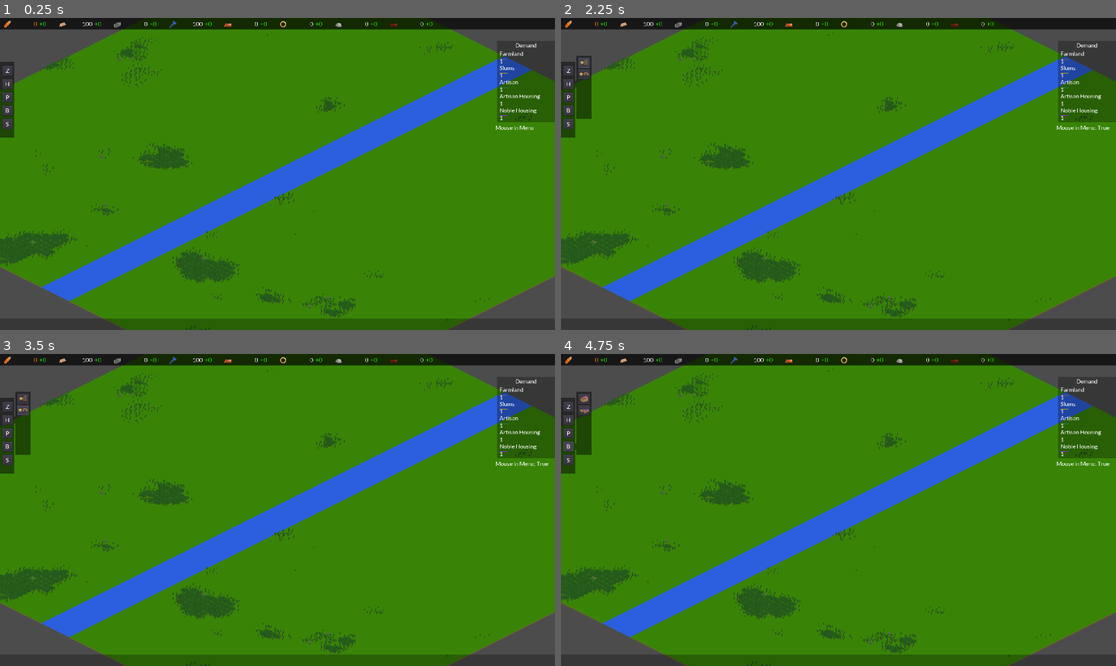
Above: before the commit, frames 1-4 (two rows, left to right).
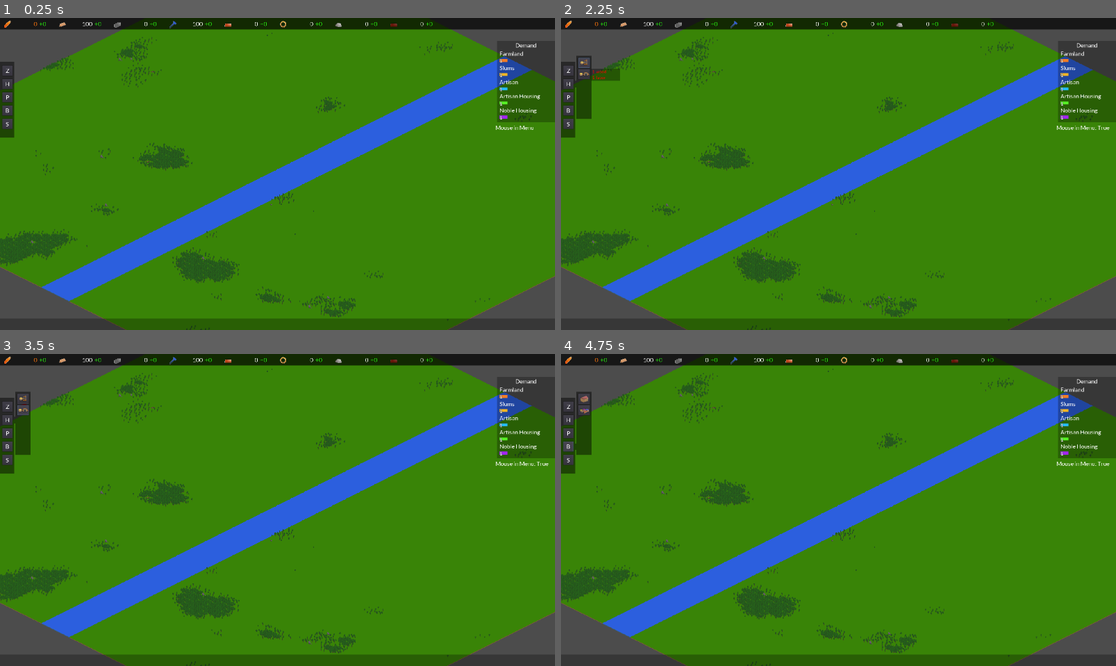
Above: after the commit, the same moments.

Repository: z-van-baars/uruk
Game: Godot game, scene res://Scenes/Main.tscn
Two runs of this game, one before a commit and one after it. Both use one fixed random seed, a clock stepped at 60 frames per second and the inputs below.
Inputs (mouse positions are in pixels of both pictures, inside the frame that each line leads up to):
- Up to frame 1 (0.25 s): no input
- Up to frame 2 (2.25 s): click "Z" at 0.5 s; click "H" at 1.25 s; click (583, 61) at 2 s
- Up to frame 3 (3.5 s): click (22, 410) at 2.75 s
- Up to frame 4 (4.75 s): click "P" at 3.5 s; click "B" at 4.25 s

The runs differ from the first frame. In frame 1, less than 0.1% of the frame differs, in the area x 89-92%, y 13-33%; in frame 2, 0.3%, in the area x 5-92%, y 13-33%; in frame 3, less than 0.1%; in frame 4, less than 0.1%.
Error before the commit: Invalid call. Nonexistent function 'activate_build_sprite' in base 'Node2D (SelectionBox.gd)'. (res://Scripts/UI/HarvestersMenu.gd:14)
Error after the commit: Invalid get index 'mine' (on base: 'Dictionary'). (res://Scripts/Buildings.gd:127)

Commit message:
last commit before major revamp

Diff:
--- a/Scenes/Main.tscn
+++ b/Scenes/Main.tscn
@@ -365,6 +365,11 @@
 [sub_resource type="StyleBoxFlat" id=10]
 bg_color = Color( 0.643137, 0.152941, 0.94902, 1 )
 
+[sub_resource type="DynamicFont" id=12]
+outline_size = 1
+outline_color = Color( 0.262745, 0.262745, 0.262745, 1 )
+font_data = ExtResource( 45 )
+
 [sub_resource type="DynamicFont" id=11]
 size = 14
 font_data = ExtResource( 45 )
@@ -457,6 +462,11 @@
 [node name="Market" type="Sprite" parent="BuildCursor/BuildingSprites"]
 visible = false
 texture = ExtResource( 43 )
+
+[node name="LumberCamp" type="Sprite" parent="BuildCursor/BuildingSprites"]
+visible = false
+position = Vector2( 0, -10 )
+texture = ExtResource( 54 )
 
 [node name="Player" type="Node2D" parent="."]
 script = ExtResource( 3 )
@@ -986,102 +996,110 @@
 custom_fonts/font = ExtResource( 11 )
 text = "Noble Housing"
 
-[node name="BarContainer" type="VBoxContainer" parent="UILayer/DemandBox"]
+[node name="FarmlandBar" type="ProgressBar" parent="UILayer/DemandBox"]
 margin_left = 1728.0
 margin_top = 142.0
 margin_right = 1920.0
-margin_bottom = 360.0
-custom_constants/separation = 48
-__meta__ = {
-"_edit_use_anchors_": false
-}
-
-[node name="FarmlandBar" type="ProgressBar" parent="UILayer/DemandBox/BarContainer"]
-margin_right = 192.0
-margin_bottom = 1.0
+margin_bottom = 152.0
 custom_styles/fg = SubResource( 5 )
 custom_styles/bg = SubResource( 6 )
 value = 15.0
 percent_visible = false
-
-[node name="SlumsBar" type="ProgressBar" parent="UILayer/DemandBox/BarContainer"]
-margin_top = 49.0
-margin_right = 192.0
-margin_bottom = 50.0
+__meta__ = {
+"_edit_use_anchors_": false
+}
+
+[node name="SlumsBar" type="ProgressBar" parent="UILayer/DemandBox"]
+margin_left = 1728.0
+margin_top = 191.0
+margin_right = 1920.0
+margin_bottom = 201.0
 custom_styles/fg = SubResource( 7 )
 custom_styles/bg = SubResource( 6 )
 value = 15.0
 percent_visible = false
 
-[node name="ArtisanBar" type="ProgressBar" parent="UILayer/DemandBox/BarContainer"]
-margin_top = 98.0
-margin_right = 192.0
-margin_bottom = 99.0
+[node name="ArtisanBar" type="ProgressBar" parent="UILayer/DemandBox"]
+margin_left = 1728.0
+margin_top = 240.0
+margin_right = 1920.0
+margin_bottom = 250.0
 custom_styles/fg = SubResource( 8 )
 custom_styles/bg = SubResource( 6 )
 value = 15.0
 percent_visible = false
 
-[node name="ArtisanHousingBar" type="ProgressBar" parent="UILayer/DemandBox/BarContainer"]
-margin_top = 147.0
-margin_right = 192.0
-margin_bottom = 148.0
+[node name="ArtisanHousingBar" type="ProgressBar" parent="UILayer/DemandBox"]
+margin_left = 1728.0
+margin_top = 289.0
+margin_right = 1920.0
+margin_bottom = 299.0
 custom_styles/fg = SubResource( 9 )
 custom_styles/bg = SubResource( 6 )
 value = 15.0
 percent_visible = false
 
-[node name="NobleHousingBar" type="ProgressBar" parent="UILayer/DemandBox/BarContainer"]
-margin_top = 196.0
-margin_right = 192.0
-margin_bottom = 197.0
+[node name="NobleHousingBar" type="ProgressBar" parent="UILayer/DemandBox"]
+margin_left = 1728.0
+margin_top = 338.0
+margin_right = 1920.0
+margin_bottom = 348.0
 custom_styles/fg = SubResource( 10 )
 custom_styles/bg = SubResource( 6 )
 value = 15.0
 percent_visible = false
-
-[node name="ValueContainer" type="VBoxContainer" parent="UILayer/DemandBox"]
+__meta__ = {
+"_edit_use_anchors_": false
+}
+
+[node name="FarmValue" type="Label" parent="UILayer/DemandBox"]
+anchor_top = 0.00452489
+anchor_bottom = 0.00452489
 margin_left = 1728.0
-margin_top = 137.0
+margin_top = 137.819
 margin_right = 1920.0
-margin_bottom = 355.0
-custom_constants/separation = 24
-__meta__ = {
-"_edit_use_anchors_": false
-}
-
-[node name="FarmValue" type="Label" parent="UILayer/DemandBox/ValueContainer"]
-margin_right = 192.0
-margin_bottom = 25.0
-custom_fonts/font = ExtResource( 11 )
+margin_bottom = 157.819
+custom_fonts/font = SubResource( 12 )
 text = "1"
 
-[node name="SlumsValue" type="Label" parent="UILayer/DemandBox/ValueContainer"]
-margin_top = 49.0
-margin_right = 192.0
-margin_bottom = 74.0
-custom_fonts/font = ExtResource( 11 )
+[node name="SlumsValue" type="Label" parent="UILayer/DemandBox"]
+anchor_top = 0.0316742
+anchor_bottom = 0.0316742
+margin_left = 1728.0
+margin_top = 186.733
+margin_right = 1920.0
+margin_bottom = 206.733
+custom_fonts/font = SubResource( 12 )
 text = "1"
 
-[node name="ArtisanValue" type="Label" parent="UILayer/DemandBox/ValueContainer"]
-margin_top = 98.0
-margin_right = 192.0
-margin_bottom = 123.0
-custom_fonts/font = ExtResource( 11 )
+[node name="ArtisanValue" type="Label" parent="UILayer/DemandBox"]
+anchor_top = 0.0542986
+anchor_bottom = 0.0542986
+margin_left = 1728.0
+margin_top = 234.828
+margin_right = 1920.0
+margin_bottom = 254.828
+custom_fonts/font = SubResource( 12 )
 text = "1"
 
-[node name="ArtisanHousingValue" type="Label" parent="UILayer/DemandBox/ValueContainer"]
-margin_top = 147.0
-margin_right = 192.0
-margin_bottom = 172.0
-custom_fonts/font = ExtResource( 11 )
+[node name="ArtisanHousingValue" type="Label" parent="UILayer/DemandBox"]
+anchor_top = 0.081448
+anchor_bottom = 0.081448
+margin_left = 1728.0
+margin_top = 283.742
+margin_right = 1920.0
+margin_bottom = 303.742
+custom_fonts/font = SubResource( 12 )
 text = "1"
 
-[node name="NobleHousingValue" type="Label" parent="UILayer/DemandBox/ValueContainer"]
-margin_top = 196.0
-margin_right = 192.0
-margin_bottom = 221.0
-custom_fonts/font = ExtResource( 11 )
+[node name="NobleHousingValue" type="Label" parent="UILayer/DemandBox"]
+anchor_top = 0.0995475
+anchor_bottom = 0.0995475
+margin_left = 1728.0
+margin_top = 331.018
+margin_right = 1920.0
+margin_bottom = 351.018
+custom_fonts/font = SubResource( 12 )
 text = "1"
 
 [node name="BuildWidget" type="Control" parent="UILayer"]
--- a/Scripts/Buildings.gd
+++ b/Scripts/Buildings.gd
@@ -17,7 +17,9 @@
 var building_cost = {
 	null: {},
 	"temple": {"wood": 1},
-	"market": {"wood": 2}}
+	"market": {"wood": 2},
+	"lumber camp": {"wood": 1,
+					"labor": 1}}
 
 var building_scene = preload("res://Scenes/Building.tscn")
 
--- a/Scripts/Tools.gd
+++ b/Scripts/Tools.gd
@@ -6,10 +6,10 @@
 onready var building_map = get_tree().root.get_node("Main/WorldGen").building_map
 
 func is_blocked(tile_coordinates):
+	if in_map(tile_coordinates) == false: return true
 	if terrain_map[tile_coordinates.y][tile_coordinates.x] == 2: return true
 	if resource_map[tile_coordinates.y][tile_coordinates.x] != null: return true
 	if building_map[tile_coordinates.y][tile_coordinates.x] != null: return true
-	if in_map(tile_coordinates) == false: return true
 	return false
 
 func set_map_parameters():
--- a/Scripts/UI/BuildCursor.gd
+++ b/Scripts/UI/BuildCursor.gd
@@ -9,7 +9,7 @@
 
 func _ready():
 	build_sprites = {
-		"lumber camp": $BuildingSprites/Temple,
+		"lumber camp": $BuildingSprites/LumberCamp,
 		"mine": $BuildingSprites/Temple,
 		"smelter": $BuildingSprites/Temple,
 		"temple": $BuildingSprites/Temple,
--- a/Scripts/UI/HarvestersMenu.gd
+++ b/Scripts/UI/HarvestersMenu.gd
@@ -1,23 +1,20 @@
 extends Control
-var player
-var selection_box
+onready var player = get_tree().root.get_node("Main/Player")
+onready var build_cursor = get_tree().root.get_node("Main/BuildCursor")
 signal mouse_entered_menu
 signal mouse_exited_menu
 
-func _ready():
-	player = get_tree().root.get_node("Main/Player")
-	selection_box = get_tree().root.get_node("Main/WorldGen/SelectionBox")
 
 func _on_LumberCampButton_pressed():
 	print("pressed LB")
 	player.to_build = "lumber camp"
-	selection_box.activate_build_sprite()
+	build_cursor.activate_build_sprite()
 
 
 func _on_MineButton_pressed():
 	print("pressed MB")
 	player.to_build = "mine"
-	selection_box.activate_build_sprite()
+	build_cursor.activate_build_sprite()
 
 
 func _on_HarvestersMenu_mouse_entered():
Not shown: 1 places in Scenes/Main.tscn that only renumber resources
